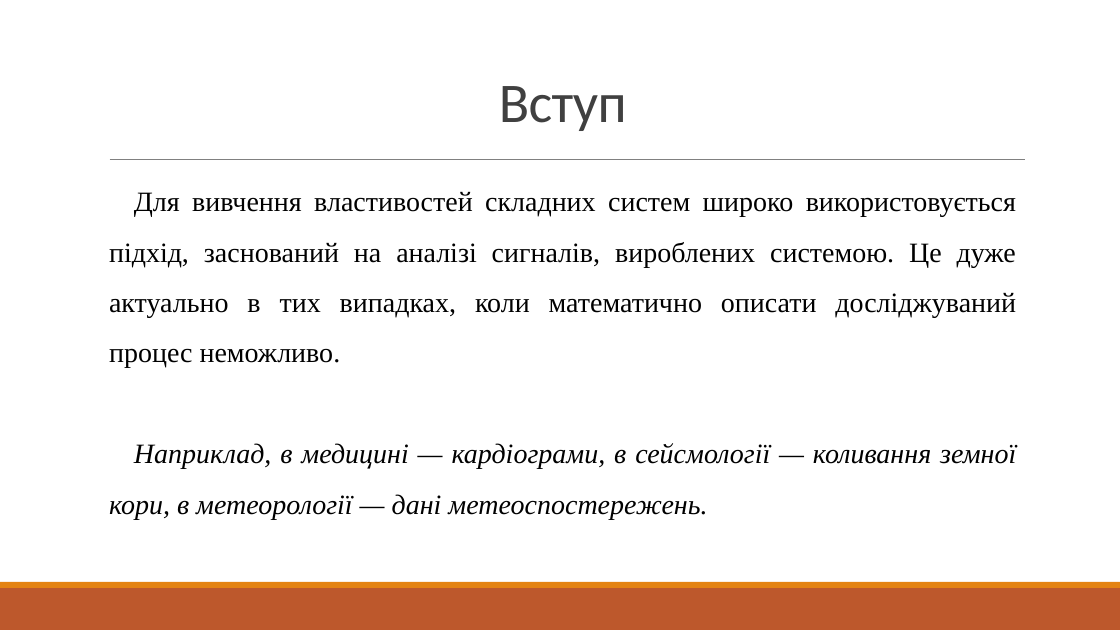
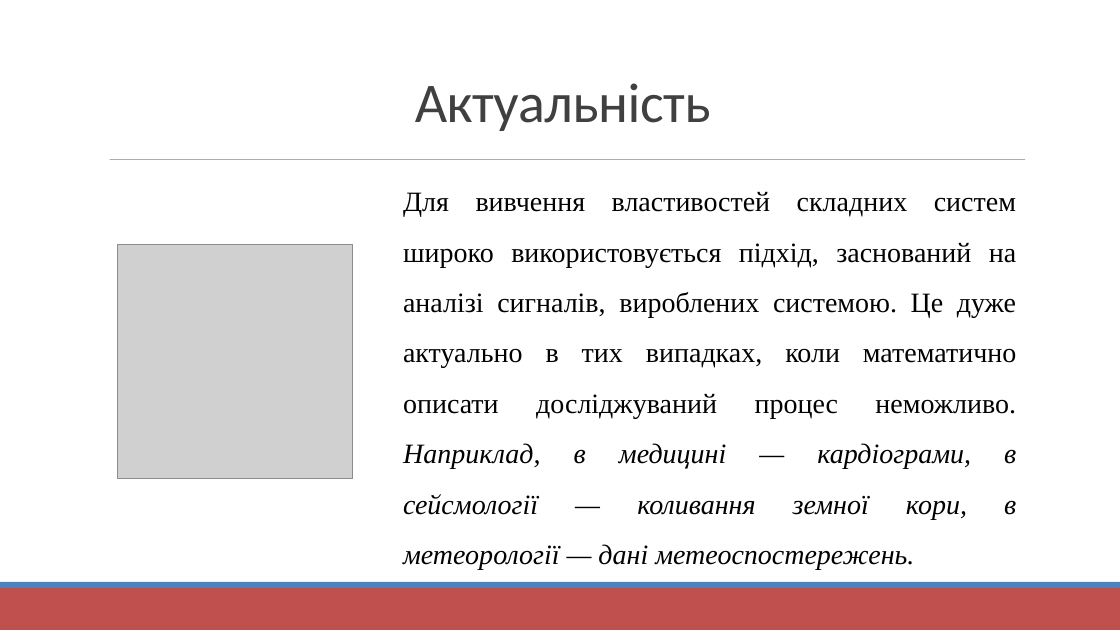
Before and after one commit to Sahlet/GammaNN, a slide deck: slide 3 of Documents/мой диплом/ПРЕЗЕНТАЦИЯ(предзащита).pptx. Drawn at 1120x630 pixels with LibreOffice and Linux fonts; fonts in the diff are those of the drawing; grey boxes stand for pictures. Boxes give left, top, right and bottom in pixels: in the first picture for what was removed or moved away, otherwise in the second. Text is boxed around its words. In the diff, an @@ line names an element or a change of style, - is before the commit and + after.

```diff
--- a/Documents/мой диплом/ПРЕЗЕНТАЦИЯ(предзащита).pptx
+++ b/Documents/мой диплом/ПРЕЗЕНТАЦИЯ(предзащита).pptx
@@ text at <box>415,83,711,131</box>: text changed @@
-Вступ
+Актуальність
@@ line (110, 160) - (1026, 160): stroke #808080 0.5 pt to #808080 0.51 pt @@
@@ text at <box>403,191,1016,570</box>: text changed @@
-Для вивчення властивостей складних систем широко використовується підхід, заснований на аналізі сигналів, вироблених системою. Це дуже актуально в тих випадках, коли математично описати досліджуваний процес неможливо.
-Наприклад, в медицині — кардіограми, в сейсмології — коливання земної кори, в метеорології — дані метеоспостережень.
+Для вивчення властивостей складних систем широко використовується підхід, заснований на аналізі сигналів, вироблених системою. Це дуже актуально в тих випадках, коли математично описати досліджуваний процес неможливо. Наприклад, в медицині — кардіограми, в сейсмології — коливання земної кори, в метеорології — дані метеоспостережень.
@@ picture added at <box>118,245,353,479</box> @@
@@ rectangle at <box>0,588,1120,630</box>: fill #BD582C to #C0504D @@
@@ rectangle at <box>0,582,1120,588</box>: fill #E48312 to #4F81BD @@
```
Also in this commit, not shown: 7 other slides changed, 3 slides added, 7 slides removed, 7 other files.
